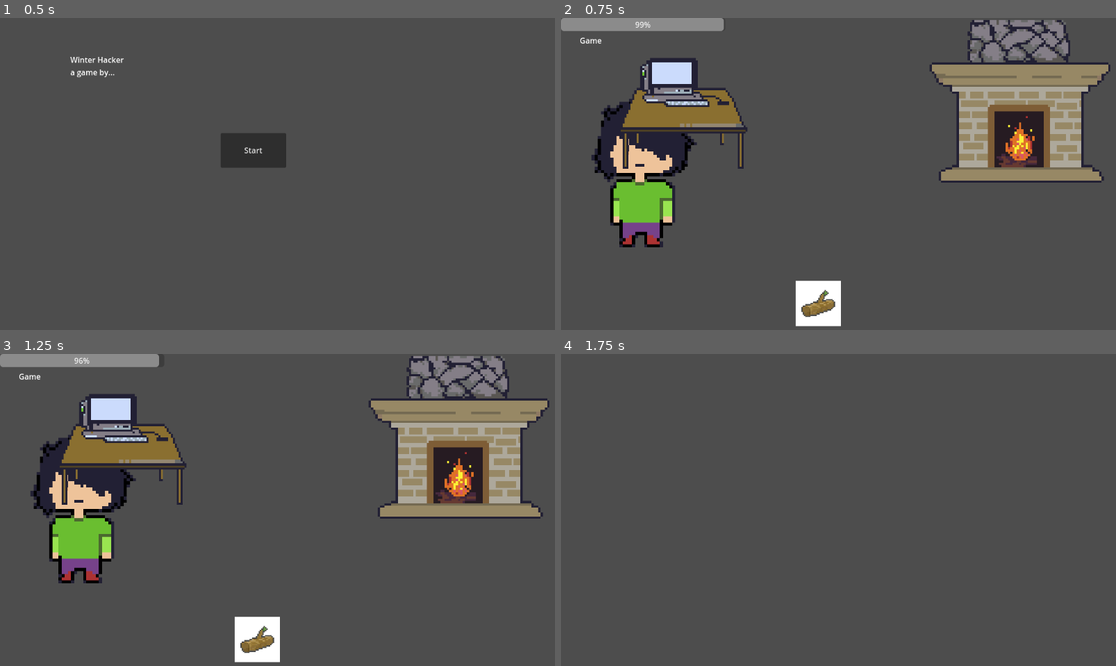
Above: before the commit, frames 1-4 (two rows, left to right).
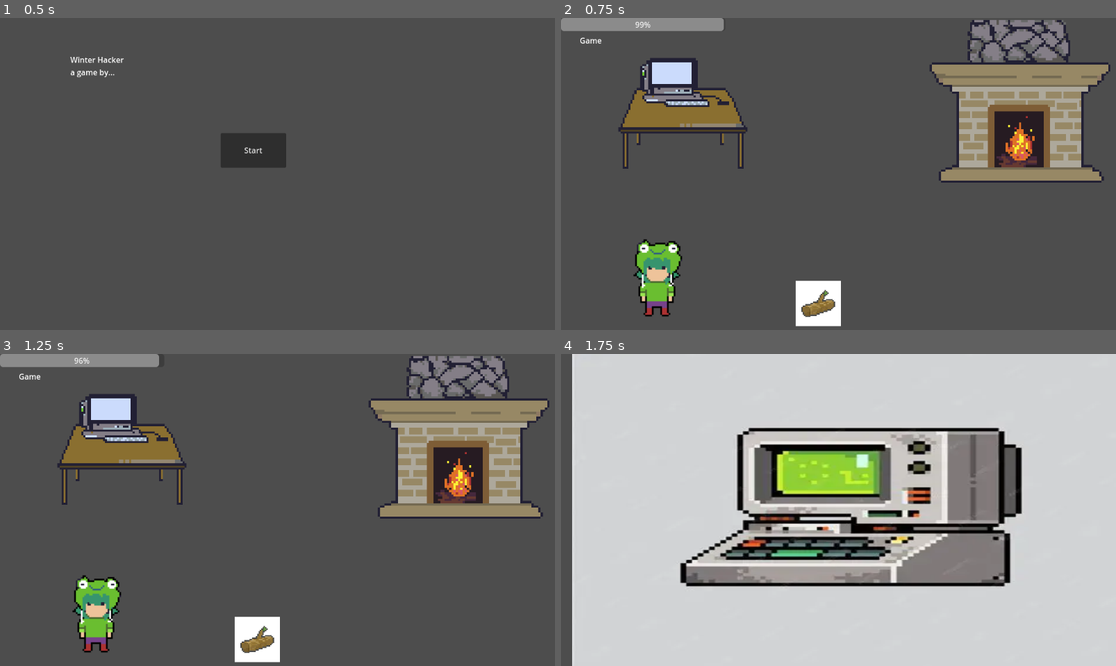
Above: after the commit, the same moments.

Repository: Shadowmime/Winter-Hacker
Game: Godot game, scene res://Screens/HomeScene.tscn
Same seed, same stepped clock (60 frames per second), same inputs: the game is played once before the commit and once after it.
Inputs (mouse positions are in pixels of both pictures, inside the frame that each line leads up to; where the layout moved, square brackets give the same spot in the first picture):
- Up to frame 1 (0.5 s): no input
- Up to frame 2 (0.75 s): click "Start" at 0.5 s
- Up to frame 3 (1.25 s): no input
- Up to frame 4 (1.75 s): click (677, 441) [694, 475] at 1.25 s

Frame 1 is identical in both runs. In frame 2, 6.2% of the frame differs, in the area x 5-25%, y 25-96%; in frame 3, 6.2%; in frame 4, 95%, in the area x 2-100%, y 0-100%.

Commit message:
added player animation

Diff:
--- a/winter-hacker/Screens/ComputerScreen.tscn
+++ b/winter-hacker/Screens/ComputerScreen.tscn
@@ -1,6 +1,12 @@
-[gd_scene load_steps=2 format=3 uid="uid://sr2n8xeqq2q2"]
+[gd_scene load_steps=3 format=3 uid="uid://sr2n8xeqq2q2"]
 
 [ext_resource type="Script" uid="uid://bls5atw5vvav5" path="res://Screens/computer_screen.gd" id="1_3qwq5"]
+[ext_resource type="Texture2D" uid="uid://bu2bh3ppykvq7" path="res://Assets/tempcomputer.webp" id="2_4oj74"]
 
 [node name="ComputerScreen" type="Node2D"]
 script = ExtResource("1_3qwq5")
+
+[node name="Tempcomputer" type="Sprite2D" parent="."]
+position = Vector2(602, 318.00012)
+scale = Vector2(2.443038, 1.4177212)
+texture = ExtResource("2_4oj74")
--- a/winter-hacker/Screens/GameScene.tscn
+++ b/winter-hacker/Screens/GameScene.tscn
@@ -1,14 +1,317 @@
-[gd_scene load_steps=10 format=3 uid="uid://dwmhxf24nkryy"]
+[gd_scene load_steps=51 format=3 uid="uid://dwmhxf24nkryy"]
 
 [ext_resource type="Script" uid="uid://d1kgmhgig5vwx" path="res://Screens/Game.gd" id="1_awhwq"]
 [ext_resource type="Script" uid="uid://ckx6uq8775bcx" path="res://Screens/player.gd" id="2_tban2"]
-[ext_resource type="Texture2D" uid="uid://dddcxyyd3qfgj" path="res://Assets/player_draft.png" id="3_410mh"]
+[ext_resource type="Texture2D" uid="uid://6cirvflnxi0s" path="res://Assets/player_animation_resized.png" id="3_410mh"]
 [ext_resource type="Texture2D" uid="uid://v65d812j7025" path="res://Assets/computer.png" id="4_6tqv4"]
 [ext_resource type="Texture2D" uid="uid://bja4oll2kr26e" path="res://Assets/fireplace_draft.png" id="5_xjwey"]
 [ext_resource type="Texture2D" uid="uid://du74fntr3vmdm" path="res://Assets/firewood.jpg" id="6_410mh"]
 
-[sub_resource type="CircleShape2D" id="CircleShape2D_410mh"]
-radius = 78.27
+[sub_resource type="AtlasTexture" id="AtlasTexture_6tqv4"]
+atlas = ExtResource("3_410mh")
+region = Rect2(2412, 0, 67, 104)
+
+[sub_resource type="AtlasTexture" id="AtlasTexture_xjwey"]
+atlas = ExtResource("3_410mh")
+region = Rect2(2479, 0, 67, 104)
+
+[sub_resource type="AtlasTexture" id="AtlasTexture_ywd41"]
+atlas = ExtResource("3_410mh")
+region = Rect2(2546, 0, 67, 104)
+
+[sub_resource type="AtlasTexture" id="AtlasTexture_x1c6w"]
+atlas = ExtResource("3_410mh")
+region = Rect2(2613, 0, 67, 104)
+
+[sub_resource type="AtlasTexture" id="AtlasTexture_bht6p"]
+atlas = ExtResource("3_410mh")
+region = Rect2(0, 0, 67, 104)
+
+[sub_resource type="AtlasTexture" id="AtlasTexture_r83ke"]
+atlas = ExtResource("3_410mh")
+region = Rect2(67, 0, 67, 104)
+
+[sub_resource type="AtlasTexture" id="AtlasTexture_miibt"]
+atlas = ExtResource("3_410mh")
+region = Rect2(134, 0, 67, 104)
+
+[sub_resource type="AtlasTexture" id="AtlasTexture_yx36b"]
+atlas = ExtResource("3_410mh")
+region = Rect2(201, 0, 67, 104)
+
+[sub_resource type="AtlasTexture" id="AtlasTexture_lh6tm"]
+atlas = ExtResource("3_410mh")
+region = Rect2(268, 0, 67, 104)
+
+[sub_resource type="AtlasTexture" id="AtlasTexture_g7jbj"]
+atlas = ExtResource("3_410mh")
+region = Rect2(335, 0, 67, 104)
+
+[sub_resource type="AtlasTexture" id="AtlasTexture_85ajt"]
+atlas = ExtResource("3_410mh")
+region = Rect2(402, 0, 67, 104)
+
+[sub_resource type="AtlasTexture" id="AtlasTexture_ob5vl"]
+atlas = ExtResource("3_410mh")
+region = Rect2(469, 0, 67, 104)
+
+[sub_resource type="AtlasTexture" id="AtlasTexture_sjbtv"]
+atlas = ExtResource("3_410mh")
+region = Rect2(536, 0, 67, 104)
+
+[sub_resource type="AtlasTexture" id="AtlasTexture_l8xiq"]
+atlas = ExtResource("3_410mh")
+region = Rect2(603, 0, 67, 104)
+
+[sub_resource type="AtlasTexture" id="AtlasTexture_wrtx7"]
+atlas = ExtResource("3_410mh")
+region = Rect2(670, 0, 67, 104)
+
+[sub_resource type="AtlasTexture" id="AtlasTexture_4jsrw"]
+atlas = ExtResource("3_410mh")
+region = Rect2(737, 0, 67, 104)
+
+[sub_resource type="AtlasTexture" id="AtlasTexture_ni4sy"]
+atlas = ExtResource("3_410mh")
+region = Rect2(804, 0, 67, 104)
+
+[sub_resource type="AtlasTexture" id="AtlasTexture_es3kx"]
+atlas = ExtResource("3_410mh")
+region = Rect2(871, 0, 67, 104)
+
+[sub_resource type="AtlasTexture" id="AtlasTexture_or5gs"]
+atlas = ExtResource("3_410mh")
+region = Rect2(938, 0, 67, 104)
+
+[sub_resource type="AtlasTexture" id="AtlasTexture_72q6p"]
+atlas = ExtResource("3_410mh")
+region = Rect2(1005, 0, 67, 104)
+
+[sub_resource type="AtlasTexture" id="AtlasTexture_mexbn"]
+atlas = ExtResource("3_410mh")
+region = Rect2(1072, 0, 67, 104)
+
+[sub_resource type="AtlasTexture" id="AtlasTexture_wicgf"]
+atlas = ExtResource("3_410mh")
+region = Rect2(1139, 0, 67, 104)
+
+[sub_resource type="AtlasTexture" id="AtlasTexture_013vj"]
+atlas = ExtResource("3_410mh")
+region = Rect2(1206, 0, 67, 104)
+
+[sub_resource type="AtlasTexture" id="AtlasTexture_1ymvk"]
+atlas = ExtResource("3_410mh")
+region = Rect2(1273, 0, 67, 104)
+
+[sub_resource type="AtlasTexture" id="AtlasTexture_cth8k"]
+atlas = ExtResource("3_410mh")
+region = Rect2(1340, 0, 67, 104)
+
+[sub_resource type="AtlasTexture" id="AtlasTexture_6l1kq"]
+atlas = ExtResource("3_410mh")
+region = Rect2(1407, 0, 67, 104)
+
+[sub_resource type="AtlasTexture" id="AtlasTexture_du7sq"]
+atlas = ExtResource("3_410mh")
+region = Rect2(1474, 0, 67, 104)
+
+[sub_resource type="AtlasTexture" id="AtlasTexture_a3qoq"]
+atlas = ExtResource("3_410mh")
+region = Rect2(1541, 0, 67, 104)
+
+[sub_resource type="AtlasTexture" id="AtlasTexture_3tak3"]
+atlas = ExtResource("3_410mh")
+region = Rect2(1608, 0, 67, 104)
+
+[sub_resource type="AtlasTexture" id="AtlasTexture_oi6au"]
+atlas = ExtResource("3_410mh")
+region = Rect2(1675, 0, 67, 104)
+
+[sub_resource type="AtlasTexture" id="AtlasTexture_q5u1q"]
+atlas = ExtResource("3_410mh")
+region = Rect2(1742, 0, 67, 104)
+
+[sub_resource type="AtlasTexture" id="AtlasTexture_umqe5"]
+atlas = ExtResource("3_410mh")
+region = Rect2(1809, 0, 67, 104)
+
+[sub_resource type="AtlasTexture" id="AtlasTexture_aiqkr"]
+atlas = ExtResource("3_410mh")
+region = Rect2(1876, 0, 67, 104)
+
+[sub_resource type="AtlasTexture" id="AtlasTexture_0ss08"]
+atlas = ExtResource("3_410mh")
+region = Rect2(1943, 0, 67, 104)
+
+[sub_resource type="AtlasTexture" id="AtlasTexture_qwmlw"]
+atlas = ExtResource("3_410mh")
+region = Rect2(2010, 0, 67, 104)
+
+[sub_resource type="AtlasTexture" id="AtlasTexture_xov4v"]
+atlas = ExtResource("3_410mh")
+region = Rect2(2077, 0, 67, 104)
+
+[sub_resource type="AtlasTexture" id="AtlasTexture_fcegk"]
+atlas = ExtResource("3_410mh")
+region = Rect2(2144, 0, 67, 104)
+
+[sub_resource type="AtlasTexture" id="AtlasTexture_i2pc3"]
+atlas = ExtResource("3_410mh")
+region = Rect2(2211, 0, 67, 104)
+
+[sub_resource type="AtlasTexture" id="AtlasTexture_ydgsd"]
+atlas = ExtResource("3_410mh")
+region = Rect2(2278, 0, 67, 104)
+
+[sub_resource type="AtlasTexture" id="AtlasTexture_4nhou"]
+atlas = ExtResource("3_410mh")
+region = Rect2(2345, 0, 67, 104)
+
+[sub_resource type="SpriteFrames" id="SpriteFrames_evib1"]
+animations = [{
+"frames": [{
+"duration": 1.0,
+"texture": SubResource("AtlasTexture_6tqv4")
+}, {
+"duration": 1.0,
+"texture": SubResource("AtlasTexture_xjwey")
+}, {
+"duration": 1.0,
+"texture": SubResource("AtlasTexture_ywd41")
+}, {
+"duration": 1.0,
+"texture": SubResource("AtlasTexture_x1c6w")
+}],
+"loop": true,
+"name": &"back",
+"speed": 5.0
+}, {
+"frames": [{
+"duration": 1.0,
+"texture": SubResource("AtlasTexture_bht6p")
+}, {
+"duration": 1.0,
+"texture": SubResource("AtlasTexture_r83ke")
+}, {
+"duration": 1.0,
+"texture": SubResource("AtlasTexture_miibt")
+}, {
+"duration": 1.0,
+"texture": SubResource("AtlasTexture_yx36b")
+}, {
+"duration": 1.0,
+"texture": SubResource("AtlasTexture_lh6tm")
+}, {
+"duration": 1.0,
+"texture": SubResource("AtlasTexture_g7jbj")
+}, {
+"duration": 1.0,
+"texture": SubResource("AtlasTexture_85ajt")
+}, {
+"duration": 1.0,
+"texture": SubResource("AtlasTexture_ob5vl")
+}, {
+"duration": 1.0,
+"texture": SubResource("AtlasTexture_sjbtv")
+}, {
+"duration": 1.0,
+"texture": SubResource("AtlasTexture_l8xiq")
+}, {
+"duration": 1.0,
+"texture": SubResource("AtlasTexture_wrtx7")
+}],
+"loop": true,
+"name": &"front",
+"speed": 5.0
+}, {
+"frames": [{
+"duration": 1.0,
+"texture": SubResource("AtlasTexture_4jsrw")
+}, {
+"duration": 1.0,
+"texture": SubResource("AtlasTexture_ni4sy")
+}, {
+"duration": 1.0,
+"texture": SubResource("AtlasTexture_es3kx")
+}, {
+"duration": 1.0,
+"texture": SubResource("AtlasTexture_or5gs")
+}, {
+"duration": 1.0,
+"texture": SubResource("AtlasTexture_72q6p")
+}, {
+"duration": 1.0,
+"texture": SubResource("AtlasTexture_mexbn")
+}, {
+"duration": 1.0,
+"texture": SubResource("AtlasTexture_wicgf")
+}, {
+"duration": 1.0,
+"texture": SubResource("AtlasTexture_013vj")
+}, {
+"duration": 1.0,
+"texture": SubResource("AtlasTexture_1ymvk")
+}, {
+"duration": 1.0,
+"texture": SubResource("AtlasTexture_cth8k")
+}, {
+"duration": 1.0,
+"texture": SubResource("AtlasTexture_6l1kq")
+}, {
+"duration": 1.0,
+"texture": SubResource("AtlasTexture_du7sq")
+}, {
+"duration": 1.0,
+"texture": SubResource("AtlasTexture_a3qoq")
+}],
+"loop": true,
+"name": &"left",
+"speed": 5.0
+}, {
+"frames": [{
+"duration": 1.0,
+"texture": SubResource("AtlasTexture_3tak3")
+}, {
+"duration": 1.0,
+"texture": SubResource("AtlasTexture_oi6au")
+}, {
+"duration": 1.0,
+"texture": SubResource("AtlasTexture_q5u1q")
+}, {
+"duration": 1.0,
+"texture": SubResource("AtlasTexture_umqe5")
+}, {
+"duration": 1.0,
+"texture": SubResource("AtlasTexture_aiqkr")
+}, {
+"duration": 1.0,
+"texture": SubResource("AtlasTexture_0ss08")
+}, {
+"duration": 1.0,
+"texture": SubResource("AtlasTexture_qwmlw")
+}, {
+"duration": 1.0,
+"texture": SubResource("AtlasTexture_xov4v")
+}, {
+"duration": 1.0,
+"texture": SubResource("AtlasTexture_fcegk")
+}, {
+"duration": 1.0,
+"texture": SubResource("AtlasTexture_i2pc3")
+}, {
+"duration": 1.0,
+"texture": SubResource("AtlasTexture_ydgsd")
+}, {
+"duration": 1.0,
+"texture": SubResource("AtlasTexture_4nhou")
+}],
+"loop": true,
+"name": &"right",
+"speed": 5.0
+}]
+
+[sub_resource type="RectangleShape2D" id="RectangleShape2D_410mh"]
+size = Vector2(89, 154)
 
 [sub_resource type="CircleShape2D" id="CircleShape2D_tban2"]
 radius = 526.87
@@ -32,11 +335,17 @@
 position = Vector2(167, 348)
 script = ExtResource("2_tban2")
 
-[node name="Sprite2D" type="Sprite2D" parent="CharacterBody2D"]
-texture = ExtResource("3_410mh")
+[node name="player" type="AnimatedSprite2D" parent="CharacterBody2D"]
+position = Vector2(33, 190)
+scale = Vector2(1.738806, 1.7388059)
+sprite_frames = SubResource("SpriteFrames_evib1")
+animation = &"front"
+autoplay = "front"
+frame_progress = 0.14087392
 
 [node name="CollisionShape2D" type="CollisionShape2D" parent="CharacterBody2D"]
-shape = SubResource("CircleShape2D_410mh")
+position = Vector2(34.5, 195)
+shape = SubResource("RectangleShape2D_410mh")
 
 [node name="Holding" type="Node2D" parent="CharacterBody2D"]
 
@@ -45,8 +354,8 @@
 [node name="Computer" type="TextureButton" parent="Actionables"]
 offset_left = 41.0
 offset_top = 18.0
-offset_right = 515.0
-offset_bottom = 492.0
+offset_right = 441.0
+offset_bottom = 347.0
 texture_normal = ExtResource("4_6tqv4")
 
 [node name="Fireplace" type="TextureButton" parent="Actionables"]
--- a/winter-hacker/Screens/player.gd
+++ b/winter-hacker/Screens/player.gd
@@ -2,8 +2,12 @@
 
 @export var move_speed: float = 1000.0
 
+# idk what this does
+@onready var sprite: AnimatedSprite2D = $player
+
 var target_position: Vector2
 var moving := false
+var last_facing := "front"
 
 func _ready():
 	target_position = global_position
@@ -15,6 +19,7 @@
 
 func _process(delta):
 	if not moving:
+		_play_if_needed(last_facing)
 		return
 
 	var direction = target_position - global_position
@@ -24,4 +29,24 @@
 		global_position = target_position
 		moving = false
 	else:
-		global_position += direction.normalized() * move_speed * delta
+		var dir_norm = direction.normalized()
+		global_position += dir_norm * move_speed * delta
+		_update_animation(dir_norm)
+
+
+func _update_animation(dir: Vector2):
+	if abs(dir.x) > abs(dir.y):
+		if (dir.x > 0):
+			last_facing = "right"
+		else:
+			last_facing = "left"
+	else:
+		if (dir.y > 0):
+			last_facing = "front"
+		else:
+			last_facing = "back"
+	_play_if_needed(last_facing)
+
+func _play_if_needed(dir: String):
+	if sprite.animation != dir:
+		sprite.play(dir)
Binary file added: winter-hacker/Assets/player_animation_resized.aseprite
Binary file added: winter-hacker/Assets/player_animation_resized.png
Not shown, added: winter-hacker/Assets/player_animation_resized.png.import
